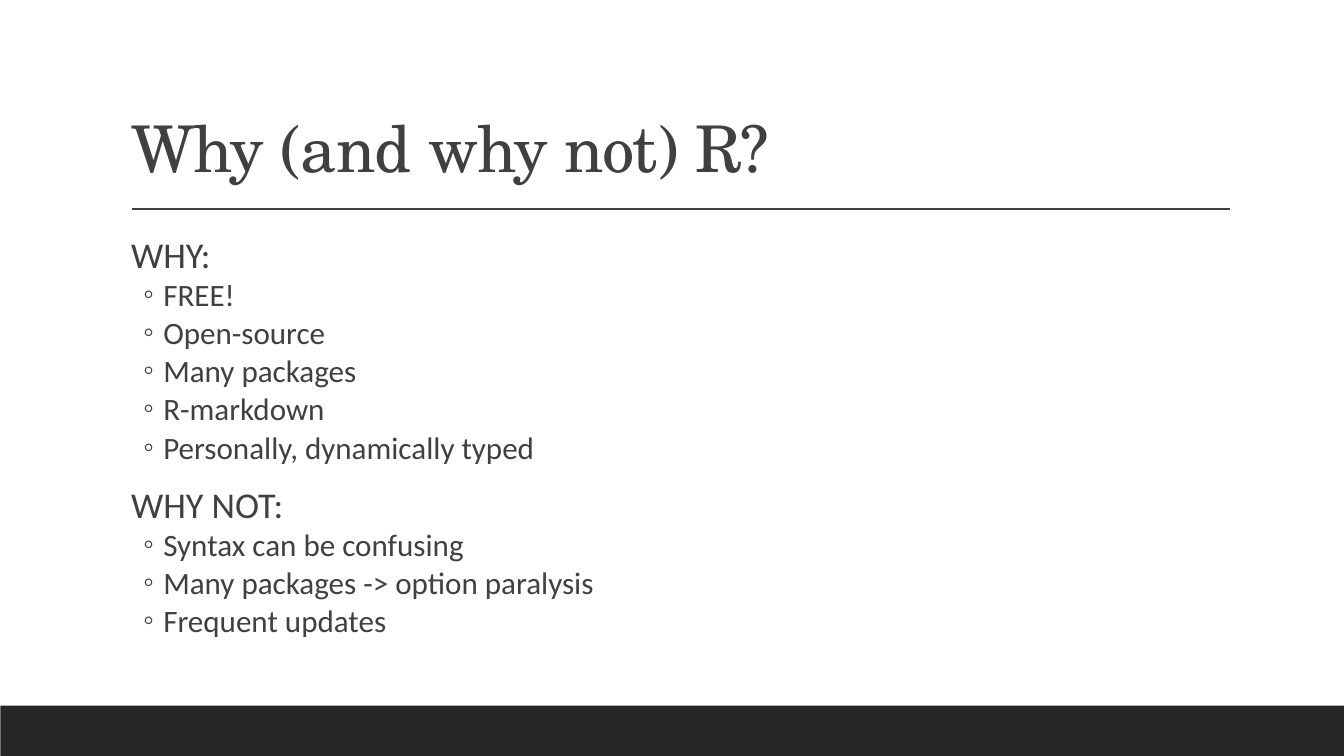
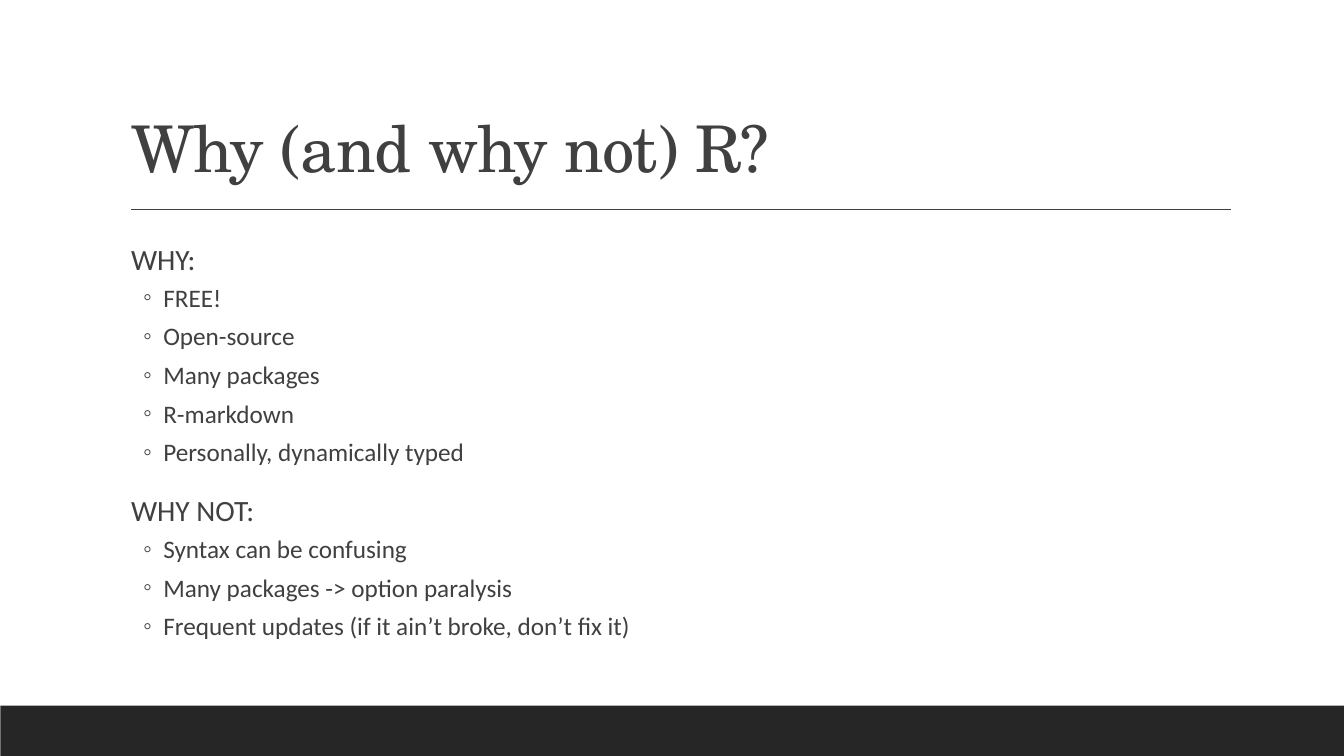
Before and after one commit to khoicodesthings/OUSACM-IntroToR, a slide deck: slide 4 of IntroToR.pptx (slide 3 before the commit). Drawn at 1344x756 pixels with LibreOffice and Linux fonts; fonts in the diff are those of the drawing. Boxes give left, top, right and bottom in pixels: in the first picture for what was removed or moved away, otherwise in the second. Text is boxed around its words. In the diff, an @@ line names an element or a change of style, - is before the commit and + after.

Commit message:
Update presentation

```diff
--- a/IntroToR.pptx
+++ b/IntroToR.pptx
@@ text at box(131, 251, 512, 602): size 25.9 to 21 pt in "WHY:", "WHY NOT:"; size 22.2 to 18 pt in "FREE!", "Open-source", "Many packages", "R-markdown" and 3 more places; line spacing 0.9 to 1.1; line spacing 0.8 to 1 @@
@@ text at box(163, 617, 630, 639): text changed; size 22.2 to 18 pt @@
-  ◦ Frequent updates
+  ◦ Frequent updates (if it ain’t broke, don’t fix it)
```
Also in this commit, not shown: 5 other slides changed, 1 slide added.
